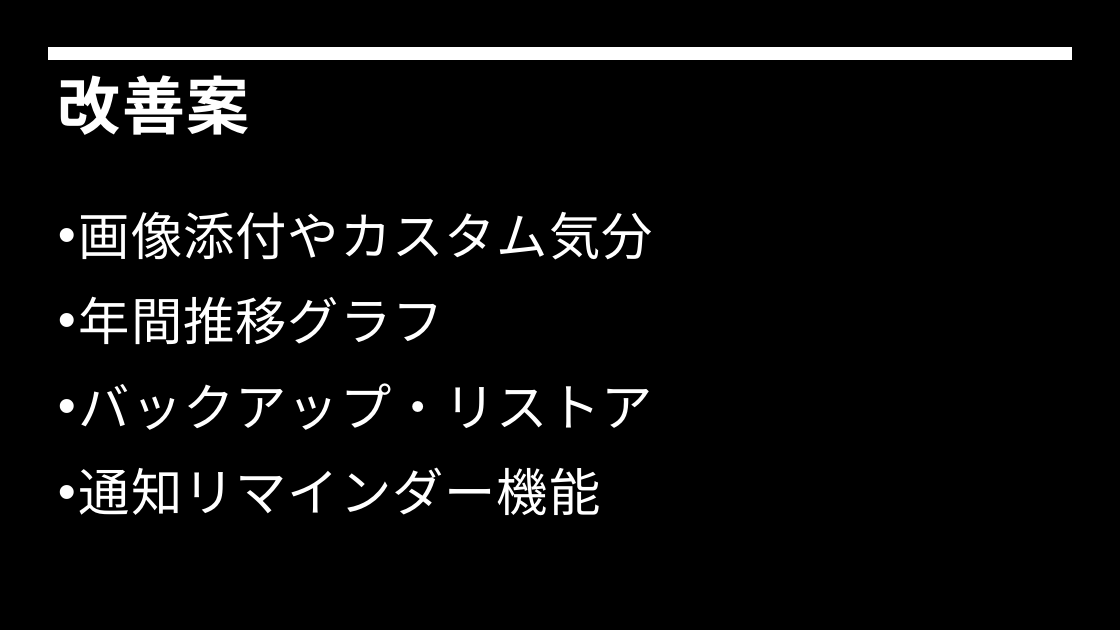
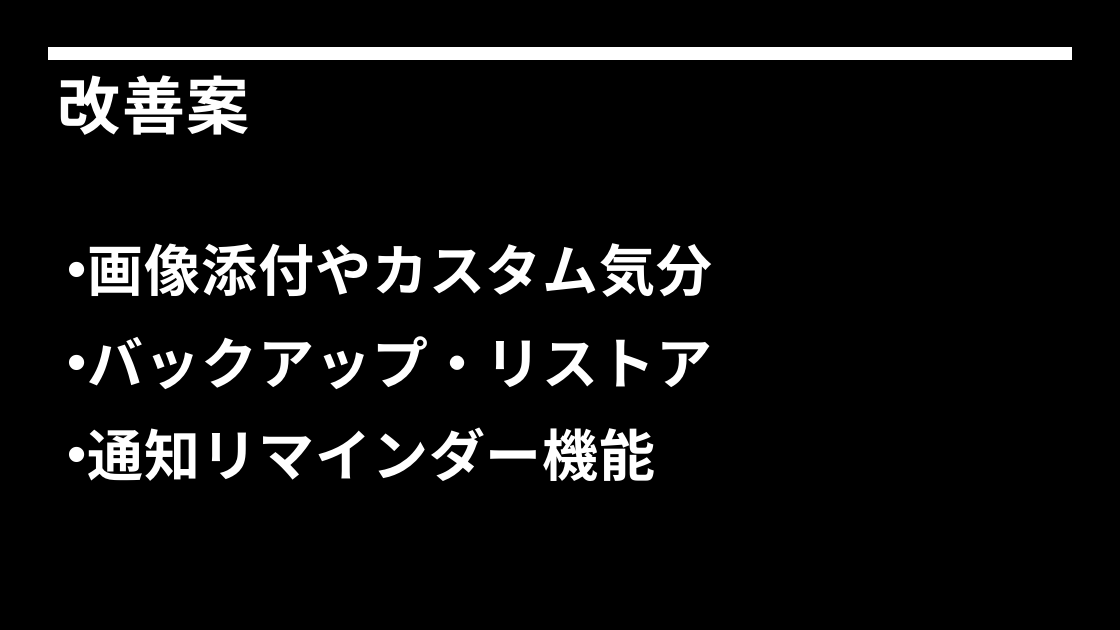
Before and after one commit to Haru62129/flutterapp, a slide deck: slide 9 of Flutter.pptx (slide 8 before the commit). Drawn at 1120x630 pixels with LibreOffice and Linux fonts; fonts in the diff are those of the drawing; background and template pictures are left out. Boxes give left, top, right and bottom in pixels: in the first picture for what was removed or moved away, otherwise in the second. Text is boxed around its words. In the diff, an @@ line names an element or a change of style, - is before the commit and + after.

```diff
--- a/Flutter.pptx
+++ b/Flutter.pptx
@@ text "画像添付やカスタム気分" moved from (x1=79, y1=212, x2=653, y2=516) to (x1=88, y1=243, x2=712, y2=481) @@
@@ text "画像添付やカスタム気分" at (x1=88, y1=243, x2=712, y2=481): size 44 to 48 pt, bold on @@
@@ text at (x1=79, y1=296, x2=444, y2=344): paragraph removed @@
-• 年間推移グラフ
```
Also in this commit, not shown: 7 other slides changed, 1 slide added.
